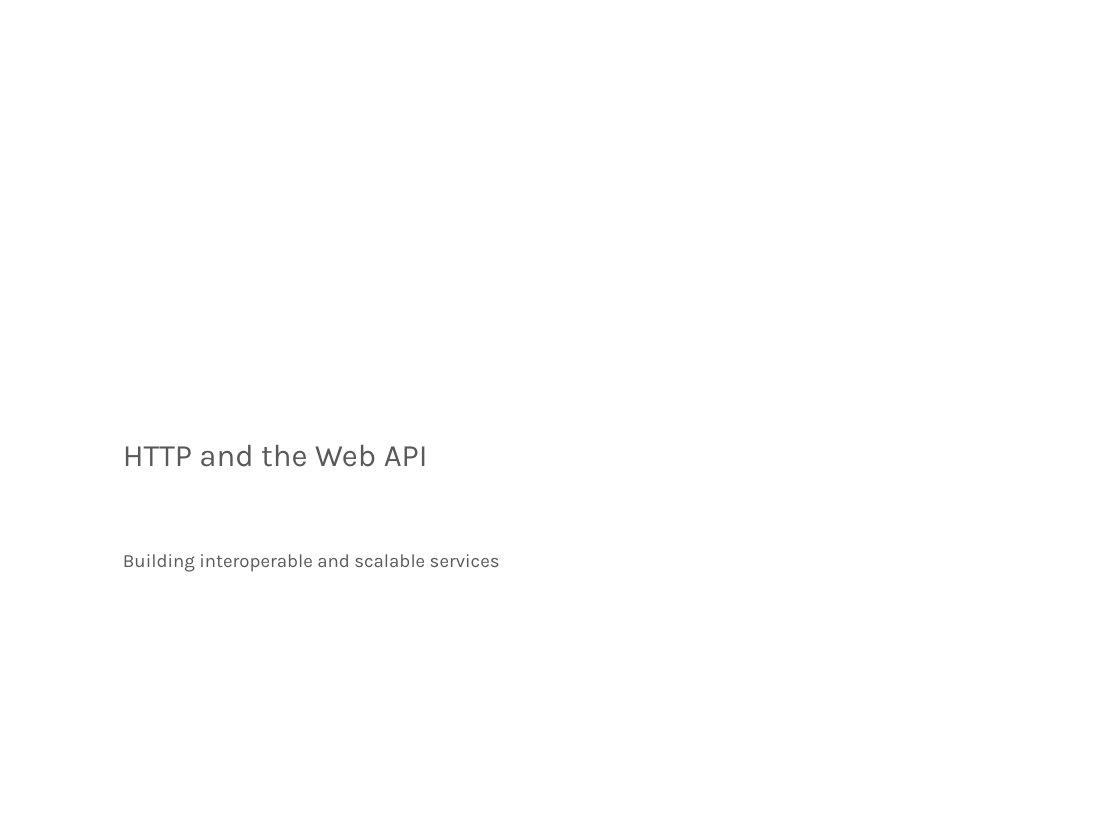
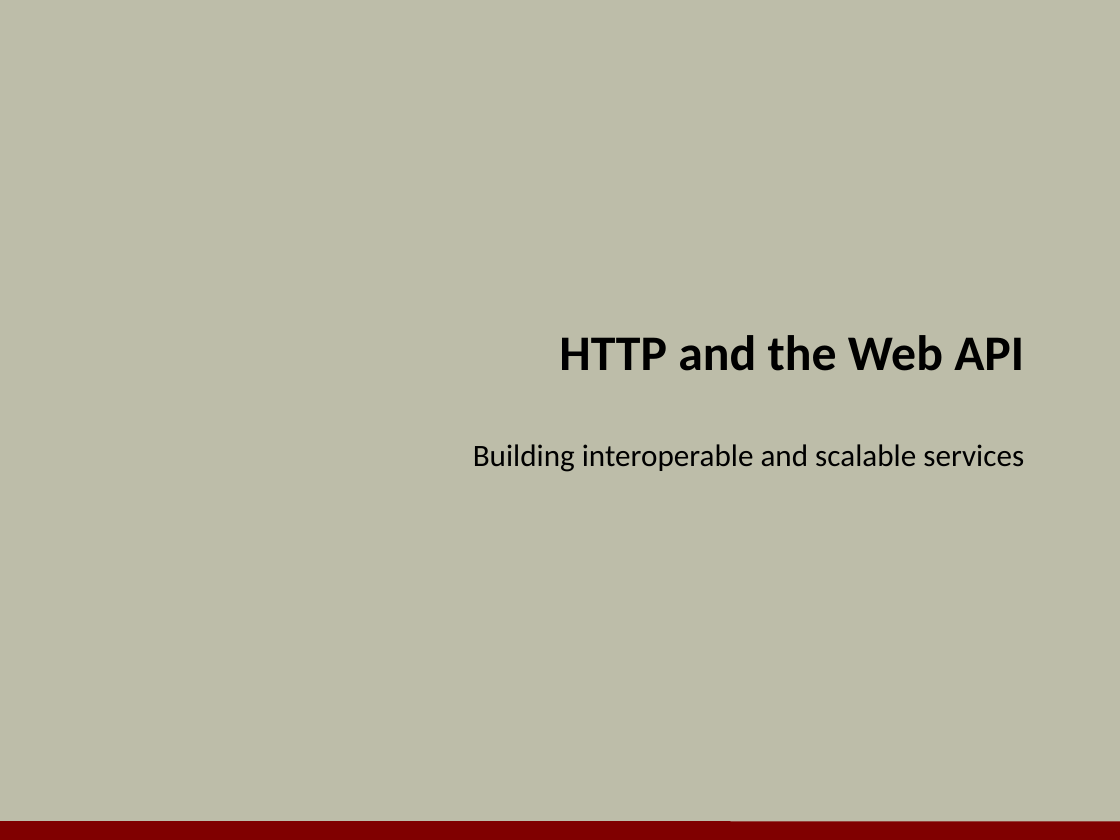
Before and after one commit to OdeToCode/classes, a slide deck: slide 1 of mvc/slides/w1_WebAPI_HTTP.pptx. Drawn at 1120x840 pixels with LibreOffice and Linux fonts; fonts in the diff are those of the drawing; background and template pictures are left out. Boxes give left, top, right and bottom in pixels: in the first picture for what was removed or moved away, otherwise in the second. Text is boxed around its words. In the diff, an @@ line names an element or a change of style, - is before the commit and + after.

```diff
--- a/mvc/slides/w1_WebAPI_HTTP.pptx
+++ b/mvc/slides/w1_WebAPI_HTTP.pptx
@@ background picture (left out) to #BDBDA9 @@
@@ title "HTTP and the Web API" moved from (x1=123, y1=445, x2=428, y2=467) to (x1=559, y1=335, x2=1024, y2=371) @@
@@ title "HTTP and the Web API" at (x1=559, y1=335, x2=1024, y2=371): size 20 to 32 pt, font Karla to Calibri, text colour #595959 to #000000, bold on; alignment left to right; indent changed; vertical alignment top to bottom @@
@@ subtitle "Building interoperable and scalable services" moved from (x1=123, y1=554, x2=500, y2=572) to (x1=473, y1=444, x2=1024, y2=472) @@
@@ subtitle "Building interoperable and scalable services" at (x1=473, y1=444, x2=1024, y2=472): size 12 to 20 pt, font Karla to Calibri, text colour #595959 to #000000; alignment left to right; more space between paragraphs @@
@@ line added from (0, 830) to (1120, 831), #800000 12 pt @@
```
Also in this commit, not shown: 16 other slides changed, 5 other files.
